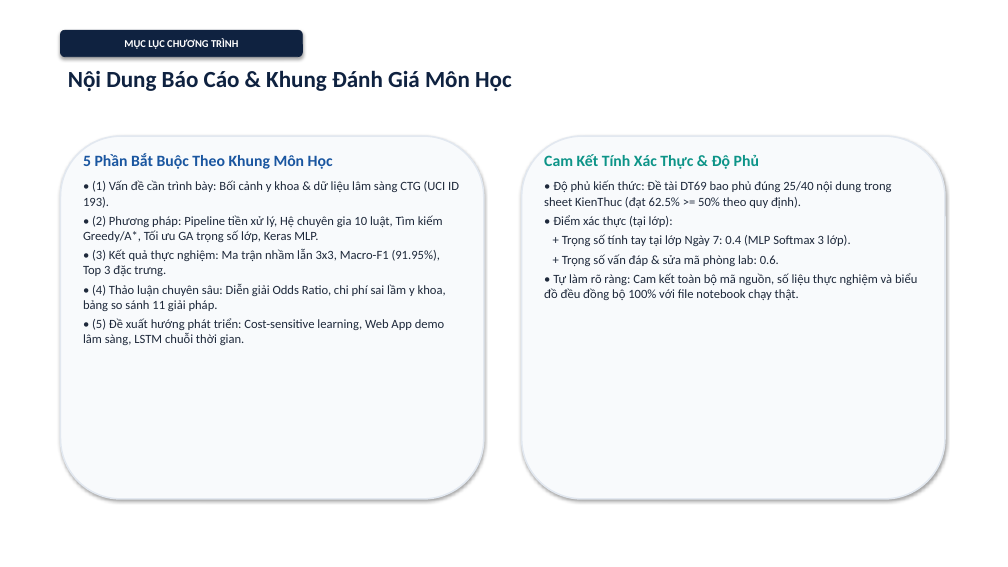
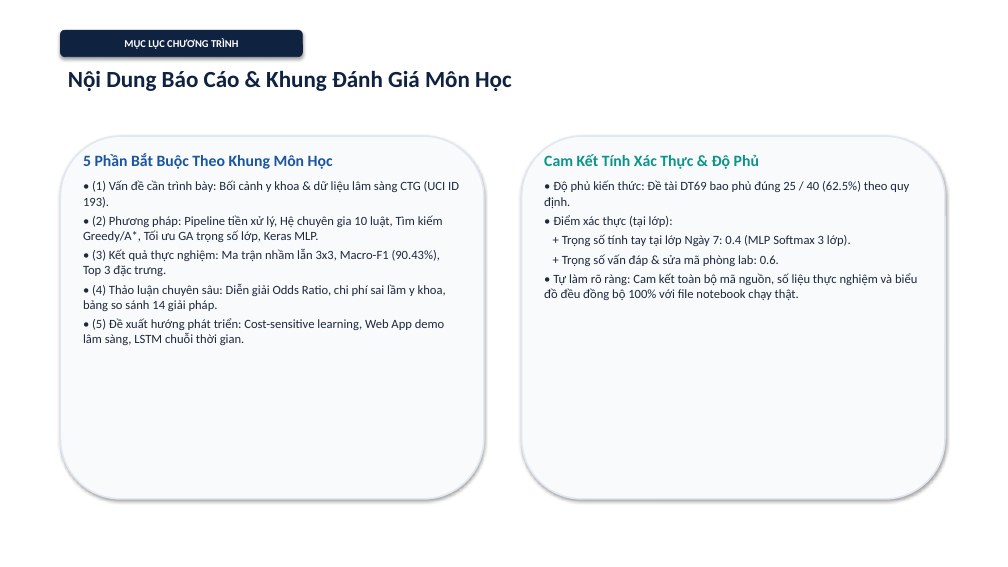
Before and after one commit to Escanor292/caimo, a slide deck: slide 2 of DT69_123000609_SlideThuyetTrinh.pptx. Drawn at 1008x567 pixels with LibreOffice and Linux fonts; fonts in the diff are those of the drawing. Boxes give left, top, right and bottom in pixels: in the first picture for what was removed or moved away, otherwise in the second. Text is boxed around its words. In the diff, an @@ line names an element or a change of style, - is before the commit and + after.

```diff
--- a/DT69_123000609_SlideThuyetTrinh.pptx
+++ b/DT69_123000609_SlideThuyetTrinh.pptx
@@ text at box(544, 180, 909, 208): text changed @@
-• Độ phủ kiến thức: Đề tài DT69 bao phủ đúng 25/40 nội dung trong sheet KienThuc (đạt 62.5% >= 50% theo quy định).
+• Độ phủ kiến thức: Đề tài DT69 bao phủ đúng 25 / 40 (62.5%) theo quy định.
@@ text at box(83, 249, 446, 311): text changed @@
-• (3) Kết quả thực nghiệm: Ma trận nhầm lẫn 3x3, Macro-F1 (91.95%), Top 3 đặc trưng.
-• (4) Thảo luận chuyên sâu: Diễn giải Odds Ratio, chi phí sai lầm y khoa, bảng so sánh 11 giải pháp.
+• (3) Kết quả thực nghiệm: Ma trận nhầm lẫn 3x3, Macro-F1 (90.43%), Top 3 đặc trưng.
+• (4) Thảo luận chuyên sâu: Diễn giải Odds Ratio, chi phí sai lầm y khoa, bảng so sánh 14 giải pháp.
```
Also in this commit, not shown: 13 other slides changed, 15 other files.
